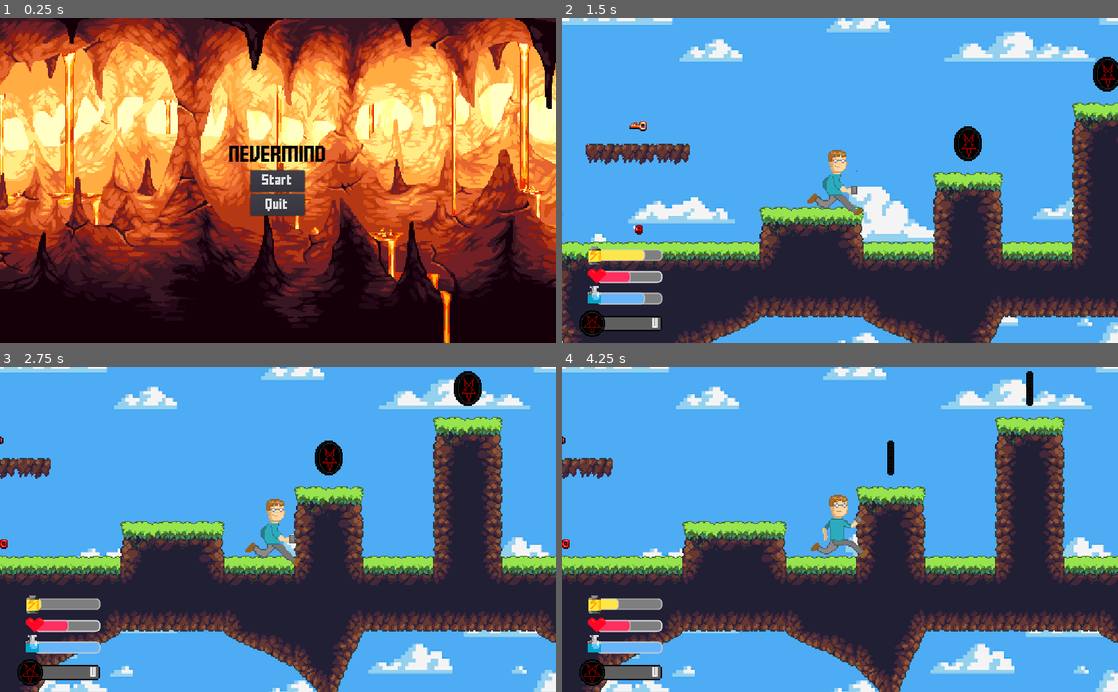
Above: before the commit, frames 1-4 (two rows, left to right).
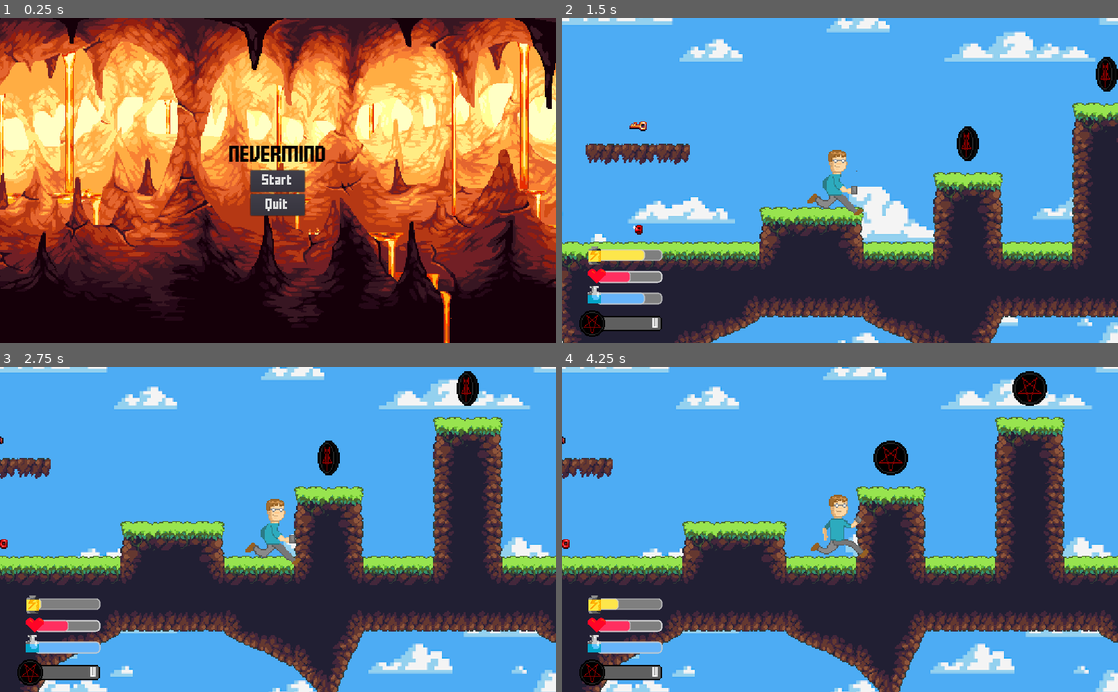
Above: after the commit, the same moments.

Repository: davida326/Nevermind
Game: Godot game, scene res://scenes/start_menu.tscn
Two runs of this game, one before a commit and one after it. Both use one fixed random seed, a clock stepped at 60 frames per second and the inputs below.
Inputs (mouse positions are in pixels of both pictures, inside the frame that each line leads up to):
- Up to frame 1 (0.25 s): no input
- Up to frame 2 (1.5 s): click "Start" at 0.5 s; move the mouse to (962, 164) at 1.27 s; hold D (ui_right) from 1.28 s (still down); tap E (ui_interact) at 1.35 s
- Up to frame 3 (2.75 s): keep holding D (ui_right); tap Space (ui_accept) at 1.52, 2.27 s; move the mouse to (166, 545) at 2.02 s; tap E (ui_interact) at 2.1 s
- Up to frame 4 (4.25 s): move the mouse to (895, 458) at 2.77 s; release D (ui_right) at 2.78 s; hold A (ui_left) 2.78-3.53 s; tap E (ui_interact) at 2.85, 3.6 s; move the mouse to (812, 594) at 3.52 s; hold D (ui_right) from 3.53 s (still down); tap Space (ui_accept) at 3.77 s

The runs differ from the first frame. In frame 1, 1.5% of the frame differs, in the area x 0-100%, y 7-100%; in frame 2, 0.4%; in frame 3, 0.4%; in frame 4, 0.8%.

Commit message:
Added working doors

Diff:
--- a/scenes/b_key.tscn
+++ b/scenes/b_key.tscn
@@ -1,14 +1,22 @@
 [gd_scene load_steps=12 format=2]
 
-[ext_resource path="res://textures/inventoty/b_key3.png" type="Texture" id=1]
-[ext_resource path="res://textures/inventoty/b_key4.png" type="Texture" id=2]
-[ext_resource path="res://textures/inventoty/b_key0.png" type="Texture" id=3]
-[ext_resource path="res://textures/inventoty/b_key1.png" type="Texture" id=4]
-[ext_resource path="res://textures/inventoty/b_key2.png" type="Texture" id=5]
-[ext_resource path="res://textures/inventoty/b_key7.png" type="Texture" id=6]
-[ext_resource path="res://textures/inventoty/b_key6.png" type="Texture" id=7]
-[ext_resource path="res://textures/inventoty/b_key5.png" type="Texture" id=8]
+[ext_resource path="res://textures/inventory/b_key3.png" type="Texture" id=1]
+[ext_resource path="res://textures/inventory/b_key4.png" type="Texture" id=2]
+[ext_resource path="res://textures/inventory/b_key0.png" type="Texture" id=3]
+[ext_resource path="res://textures/inventory/b_key1.png" type="Texture" id=4]
+[ext_resource path="res://textures/inventory/b_key2.png" type="Texture" id=5]
+[ext_resource path="res://textures/inventory/b_key7.png" type="Texture" id=6]
+[ext_resource path="res://textures/inventory/b_key6.png" type="Texture" id=7]
+[ext_resource path="res://textures/inventory/b_key5.png" type="Texture" id=8]
 [ext_resource path="res://scripts/key.gd" type="Script" id=9]
+
+
+
+
+
+
+
+
 
 [sub_resource type="SpriteFrames" id=1]
 animations = [ {
--- a/scenes/coin.tscn
+++ b/scenes/coin.tscn
@@ -1,12 +1,12 @@
 [gd_scene load_steps=10 format=2]
 
-[ext_resource path="res://textures/inventoty/devil_coin_3.png" type="Texture" id=1]
+[ext_resource path="res://textures/inventory/devil_coin_3.png" type="Texture" id=1]
 [ext_resource path="res://scripts/coin.gd" type="Script" id=2]
-[ext_resource path="res://textures/inventoty/devil_coin_5.png" type="Texture" id=3]
-[ext_resource path="res://textures/inventoty/devil_coin_4.png" type="Texture" id=4]
-[ext_resource path="res://textures/inventoty/devil_coin_2.png" type="Texture" id=5]
-[ext_resource path="res://textures/inventoty/devil_coin_0.png" type="Texture" id=6]
-[ext_resource path="res://textures/inventoty/devil_coin_1.png" type="Texture" id=7]
+[ext_resource path="res://textures/inventory/devil_coin_5.png" type="Texture" id=3]
+[ext_resource path="res://textures/inventory/devil_coin_4.png" type="Texture" id=4]
+[ext_resource path="res://textures/inventory/devil_coin_2.png" type="Texture" id=5]
+[ext_resource path="res://textures/inventory/devil_coin_0.png" type="Texture" id=6]
+[ext_resource path="res://textures/inventory/devil_coin_1.png" type="Texture" id=7]
 
 [sub_resource type="SpriteFrames" id=1]
 animations = [ {
@@ -26,7 +26,6 @@
 
 [node name="AnimatedSprite" type="AnimatedSprite" parent="Area2D"]
 frames = SubResource( 1 )
-frame = 3
 playing = true
 
 [node name="CollisionShape2D" type="CollisionShape2D" parent="Area2D"]
--- a/scenes/coin_counter.tscn
+++ b/scenes/coin_counter.tscn
@@ -1,9 +1,9 @@
 [gd_scene load_steps=6 format=2]
 
-[ext_resource path="res://textures/inventoty/devil_coin_0.png" type="Texture" id=1]
+[ext_resource path="res://textures/inventory/devil_coin_0.png" type="Texture" id=1]
 [ext_resource path="res://scripts/coin_counter.gd" type="Script" id=2]
 [ext_resource path="res://fff_forward.ttf" type="DynamicFontData" id=3]
-[ext_resource path="res://textures/inventoty/bar.png" type="Texture" id=4]
+[ext_resource path="res://textures/inventory/bar.png" type="Texture" id=4]
 
 [sub_resource type="DynamicFont" id=1]
 size = 8
--- /dev/null
+++ b/scenes/door.tscn
@@ -0,0 +1,49 @@
+[gd_scene load_steps=9 format=2]
+
+[ext_resource path="res://textures/door/door_0.png" type="Texture" id=1]
+[ext_resource path="res://textures/door/door_3.png" type="Texture" id=2]
+[ext_resource path="res://textures/door/door_2.png" type="Texture" id=3]
+[ext_resource path="res://textures/door/door_5.png" type="Texture" id=4]
+[ext_resource path="res://textures/door/door_1.png" type="Texture" id=5]
+[ext_resource path="res://scripts/door.gd" type="Script" id=6]
+
+[sub_resource type="SpriteFrames" id=1]
+animations = [ {
+"frames": [ ExtResource( 1 ) ],
+"loop": false,
+"name": "idle",
+"speed": 5.0
+}, {
+"frames": [ ExtResource( 1 ), ExtResource( 5 ), ExtResource( 3 ), ExtResource( 2 ), ExtResource( 4 ) ],
+"loop": false,
+"name": "open",
+"speed": 6.0
+} ]
+
+[sub_resource type="RectangleShape2D" id=2]
+extents = Vector2( 10, 26 )
+
+[node name="door" type="Node2D"]
+script = ExtResource( 6 )
+
+[node name="Area2D" type="Area2D" parent="."]
+
+[node name="AnimatedSprite" type="AnimatedSprite" parent="Area2D"]
+position = Vector2( 16, 38 )
+frames = SubResource( 1 )
+animation = "idle"
+
+[node name="CollisionShape2D" type="CollisionShape2D" parent="Area2D"]
+position = Vector2( 16, 38 )
+shape = SubResource( 2 )
+
+[node name="Label" type="Label" parent="."]
+visible = false
+margin_right = 40.0
+margin_bottom = 14.0
+text = "yellow"
+__meta__ = {
+"_edit_use_anchors_": false
+}
+[connection signal="body_entered" from="Area2D" to="." method="_on_Area2D_body_entered"]
+[connection signal="body_exited" from="Area2D" to="." method="_on_Area2D_body_exited"]
--- a/scenes/g_key.tscn
+++ b/scenes/g_key.tscn
@@ -1,13 +1,13 @@
 [gd_scene load_steps=12 format=2]
 
-[ext_resource path="res://textures/inventoty/g_key_1.png" type="Texture" id=1]
-[ext_resource path="res://textures/inventoty/g_key_2.png" type="Texture" id=2]
-[ext_resource path="res://textures/inventoty/g_key_6.png" type="Texture" id=3]
-[ext_resource path="res://textures/inventoty/g_key_4.png" type="Texture" id=4]
-[ext_resource path="res://textures/inventoty/g_key_3.png" type="Texture" id=5]
-[ext_resource path="res://textures/inventoty/g_key_5.png" type="Texture" id=6]
-[ext_resource path="res://textures/inventoty/g_key_7.png" type="Texture" id=7]
-[ext_resource path="res://textures/inventoty/g_key_0.png" type="Texture" id=8]
+[ext_resource path="res://textures/inventory/g_key_1.png" type="Texture" id=1]
+[ext_resource path="res://textures/inventory/g_key_2.png" type="Texture" id=2]
+[ext_resource path="res://textures/inventory/g_key_6.png" type="Texture" id=3]
+[ext_resource path="res://textures/inventory/g_key_4.png" type="Texture" id=4]
+[ext_resource path="res://textures/inventory/g_key_3.png" type="Texture" id=5]
+[ext_resource path="res://textures/inventory/g_key_5.png" type="Texture" id=6]
+[ext_resource path="res://textures/inventory/g_key_7.png" type="Texture" id=7]
+[ext_resource path="res://textures/inventory/g_key_0.png" type="Texture" id=8]
 [ext_resource path="res://scripts/key.gd" type="Script" id=9]
 
 [sub_resource type="SpriteFrames" id=1]
@@ -27,7 +27,6 @@
 
 [node name="AnimatedSprite" type="AnimatedSprite" parent="Area2D"]
 frames = SubResource( 1 )
-frame = 5
 playing = true
 
 [node name="CollisionShape2D" type="CollisionShape2D" parent="Area2D"]
--- a/scenes/key_bar.tscn
+++ b/scenes/key_bar.tscn
@@ -1,9 +1,9 @@
 [gd_scene load_steps=5 format=2]
 
-[ext_resource path="res://textures/inventoty/y_key.png" type="Texture" id=1]
-[ext_resource path="res://textures/inventoty/r_key.png" type="Texture" id=2]
-[ext_resource path="res://textures/inventoty/b_key.png" type="Texture" id=3]
-[ext_resource path="res://textures/inventoty/g_key.png" type="Texture" id=4]
+[ext_resource path="res://textures/inventory/y_key.png" type="Texture" id=1]
+[ext_resource path="res://textures/inventory/b_key.png" type="Texture" id=2]
+[ext_resource path="res://textures/inventory/g_key.png" type="Texture" id=3]
+[ext_resource path="res://textures/inventory/r_key.png" type="Texture" id=4]
 
 [node name="key_bar" type="Control"]
 anchor_right = 1.0
@@ -26,21 +26,21 @@
 margin_left = 24.0
 margin_right = 40.0
 margin_bottom = 16.0
-texture = ExtResource( 2 )
+texture = ExtResource( 4 )
 
 [node name="blue" type="TextureRect" parent="."]
 visible = false
 margin_left = 48.0
 margin_right = 64.0
 margin_bottom = 16.0
-texture = ExtResource( 3 )
+texture = ExtResource( 2 )
 
 [node name="green" type="TextureRect" parent="."]
 visible = false
 margin_left = 72.0
 margin_right = 88.0
 margin_bottom = 16.0
-texture = ExtResource( 4 )
+texture = ExtResource( 3 )
 __meta__ = {
 "_edit_use_anchors_": false
 }
--- a/scenes/programmer.tscn
+++ b/scenes/programmer.tscn
@@ -71,6 +71,7 @@
 }
 
 [node name="programmer" type="KinematicBody2D" parent="."]
+position = Vector2( 16, 34 )
 collision_layer = 4
 collision_mask = 3
 script = ExtResource( 2 )
--- a/scenes/r_key.tscn
+++ b/scenes/r_key.tscn
@@ -1,14 +1,22 @@
 [gd_scene load_steps=12 format=2]
 
-[ext_resource path="res://textures/inventoty/r_key_5.png" type="Texture" id=1]
-[ext_resource path="res://textures/inventoty/r_key_7.png" type="Texture" id=2]
-[ext_resource path="res://textures/inventoty/r_key_0.png" type="Texture" id=3]
-[ext_resource path="res://textures/inventoty/r_key_2.png" type="Texture" id=4]
-[ext_resource path="res://textures/inventoty/r_key_6.png" type="Texture" id=5]
-[ext_resource path="res://textures/inventoty/r_key_3.png" type="Texture" id=6]
-[ext_resource path="res://textures/inventoty/r_key_4.png" type="Texture" id=7]
-[ext_resource path="res://textures/inventoty/r_key_1.png" type="Texture" id=8]
+[ext_resource path="res://textures/inventory/r_key_5.png" type="Texture" id=1]
+[ext_resource path="res://textures/inventory/r_key_7.png" type="Texture" id=2]
+[ext_resource path="res://textures/inventory/r_key_0.png" type="Texture" id=3]
+[ext_resource path="res://textures/inventory/r_key_2.png" type="Texture" id=4]
+[ext_resource path="res://textures/inventory/r_key_6.png" type="Texture" id=5]
+[ext_resource path="res://textures/inventory/r_key_3.png" type="Texture" id=6]
+[ext_resource path="res://textures/inventory/r_key_4.png" type="Texture" id=7]
+[ext_resource path="res://textures/inventory/r_key_1.png" type="Texture" id=8]
 [ext_resource path="res://scripts/key.gd" type="Script" id=9]
+
+
+
+
+
+
+
+
 
 [sub_resource type="SpriteFrames" id=1]
 animations = [ {
--- a/scenes/start_menu.tscn
+++ b/scenes/start_menu.tscn
@@ -95,6 +95,7 @@
 position = Vector2( -316, 0 )
 scale = Vector2( 2, 2 )
 frames = SubResource( 4 )
+frame = 3
 playing = true
 centered = false
 [connection signal="pressed" from="CenterContainer/VBoxContainer/CenterContainer/Start" to="." method="_on_Start_pressed"]
--- a/scenes/world.tscn
+++ b/scenes/world.tscn
@@ -12,8 +12,9 @@
 [ext_resource path="res://scenes/y_chest.tscn" type="PackedScene" id=10]
 [ext_resource path="res://scenes/r_chest.tscn" type="PackedScene" id=11]
 [ext_resource path="res://scenes/b_chest.tscn" type="PackedScene" id=12]
+[ext_resource path="res://scenes/door.tscn" type="PackedScene" id=13]
 
-[node name="Node" type="Node"]
+[node name="world" type="Node"]
 
 [node name="TileMap" type="TileMap" parent="."]
 tile_set = ExtResource( 1 )
@@ -56,14 +57,26 @@
 position = Vector2( -80, -496 )
 
 [node name="programmer" parent="." instance=ExtResource( 2 )]
-position = Vector2( 688, 226 )
+position = Vector2( 672, 192 )
 z_index = 4
 
 [node name="y_chest" parent="." instance=ExtResource( 10 )]
 position = Vector2( 384, 448 )
 
+[node name="r_chest" parent="." instance=ExtResource( 11 )]
+position = Vector2( 1472, -352 )
+
 [node name="b_chest" parent="." instance=ExtResource( 12 )]
 position = Vector2( 1280, 480 )
 
-[node name="r_chest" parent="b_chest" instance=ExtResource( 11 )]
-position = Vector2( 192, -832 )
+[node name="door" parent="." instance=ExtResource( 13 )]
+position = Vector2( 800, 512 )
+
+[node name="Position2D" type="Position2D" parent="door"]
+position = Vector2( -592, -352 )
+
+[node name="door2" parent="." instance=ExtResource( 13 )]
+position = Vector2( 208, 160 )
+
+[node name="Position2D" type="Position2D" parent="door2"]
+position = Vector2( 592, 352 )
--- a/scenes/y_key.tscn
+++ b/scenes/y_key.tscn
@@ -1,14 +1,22 @@
 [gd_scene load_steps=12 format=2]
 
-[ext_resource path="res://textures/inventoty/y_key_7.png" type="Texture" id=1]
-[ext_resource path="res://textures/inventoty/y_key_3.png" type="Texture" id=2]
-[ext_resource path="res://textures/inventoty/y_key_4.png" type="Texture" id=3]
-[ext_resource path="res://textures/inventoty/y_key_8.png" type="Texture" id=4]
-[ext_resource path="res://textures/inventoty/y_key_1.png" type="Texture" id=5]
-[ext_resource path="res://textures/inventoty/y_key_6.png" type="Texture" id=6]
-[ext_resource path="res://textures/inventoty/y_key_2.png" type="Texture" id=7]
-[ext_resource path="res://textures/inventoty/y_key_5.png" type="Texture" id=8]
+[ext_resource path="res://textures/inventory/y_key_7.png" type="Texture" id=1]
+[ext_resource path="res://textures/inventory/y_key_3.png" type="Texture" id=2]
+[ext_resource path="res://textures/inventory/y_key_4.png" type="Texture" id=3]
+[ext_resource path="res://textures/inventory/y_key_8.png" type="Texture" id=4]
+[ext_resource path="res://textures/inventory/y_key_1.png" type="Texture" id=5]
+[ext_resource path="res://textures/inventory/y_key_6.png" type="Texture" id=6]
+[ext_resource path="res://textures/inventory/y_key_2.png" type="Texture" id=7]
+[ext_resource path="res://textures/inventory/y_key_5.png" type="Texture" id=8]
 [ext_resource path="res://scripts/key.gd" type="Script" id=9]
+
+
+
+
+
+
+
+
 
 [sub_resource type="SpriteFrames" id=1]
 animations = [ {
--- /dev/null
+++ b/scripts/door.gd
@@ -0,0 +1,27 @@
+extends Node2D
+
+var area = false
+var player = null
+
+# warning-ignore:unused_argument
+func _process(delta):
+	if area:
+		if Input.is_action_just_pressed("ui_interact"):
+			$Area2D/AnimatedSprite.play("open")
+#			player.key_use($Label.text)
+			player.global_position = get_parent().get_node(self.get_name()).get_node("Position2D").global_position
+			#korrekció
+			player.global_position.x += 16
+			player.global_position.y += 34
+
+
+func _on_Area2D_body_entered(body):
+	if body.get_name() == "programmer":
+		player = body
+		if body.get_node("Camera2D").get_node("key_bar").get_node($Label.text).visible:
+			area = true
+
+func _on_Area2D_body_exited(body):
+	if body.get_name() == "programmer":
+		player = null
+		area = false
Not shown: 1 places in scenes/world.tscn that only renumber resources
Binary file added: textures/door/door_0.png
Not shown, added: textures/door/door_0.png.import
Binary file added: textures/door/door_1.png
Not shown, added: textures/door/door_1.png.import
Binary file added: textures/door/door_2.png
Not shown, added: textures/door/door_2.png.import
Binary file added: textures/door/door_3.png
Not shown, added: textures/door/door_3.png.import
Binary file added: textures/door/door_5.png
Not shown, added: textures/door/door_5.png.import
Renamed: textures/inventoty/b_key.png -> textures/inventory/b_key.png
(and 131 more such lines)
